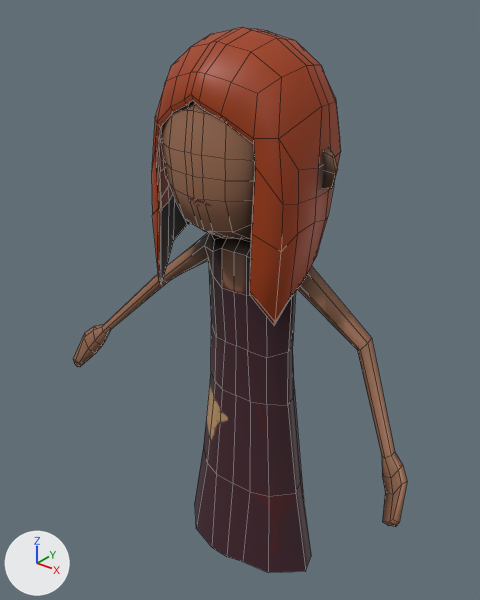
An edit to the Blender file 3DModels/Characters/SideChar/Girl1/girl1.blend, drawn before and after from the same camera.
Camera for both pictures: a camera (50 mm lens) standing at (3.89, -5.0, 6.45) and looking at (-0.15, 0.05, 3.32). The lights are fixed; the arrows at lower left show +X, +Y and +Z. Mesh edges are drawn as thin lines.

The older version as bpy lines, for what is in view:
```python
me_cube_001 = bpy.data.meshes.new('Cube.001')
me_cube_001.from_pydata(...)  # 461 vertices, 424 faces; spans x -2.23..2.23, y -0.82..0.8, z 0.01..6.06
me_cube_001.polygons.foreach_set('use_smooth', [True] * 424)
me_cube_001.materials.append(mat_girl1_col_tga)  # picture img_girl1_col_tga
ob_cube = bpy.data.objects.new('Cube', me_cube_001)
ob_cube.location = (0.0, 0.0, 0.0)
```
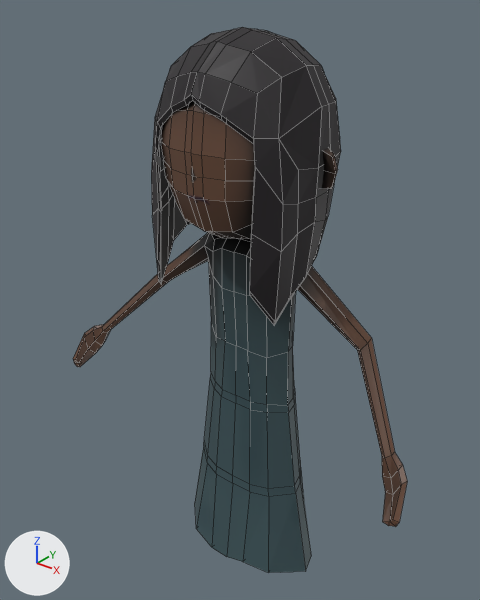
Scene script edits in JSON lines:
```json
{"op": "add", "block": "img_girl1_col4_tga", "code": ["img_girl1_col4_tga = load_image('girl1_col4.tga', 'girl1_col4.tga', 1024, 1024, 'sRGB')"]}
{"op": "add", "block": "mat_girl1_col4_tga", "code": ["mat_girl1_col4_tga = principled_material('girl1_col4.tga')", "mat_girl1_col4_tga.texture = img_girl1_col4_tga"]}
{"block": "me_cube_001", "where": "# used by ob_cube; location = (0.0, 0.0, 0.0)"}
{"op": "remove", "block": "me_cube_001", "code": "me_cube_001.from_pydata(...)  # 461 vertices, 424 faces; spans x -2.23..2.23, y -0.82..0.8, z 0.01..6.06"}
{"op": "add", "block": "me_cube_001", "code": "me_cube_001.from_pydata(...)  # 489 vertices, 458 faces; spans x -2.23..2.23, y -0.82..0.8, z 0.01..6.06"}
{"block": "me_cube_001", "change": "me_cube_001 part 1"}
{"block": "me_cube_001", "change": "14 faces are deleted"}
{"block": "me_cube_001", "change": "28 vertices are added at x -0.69..0.69, y -0.27..0.46, z 1.21..2.21"}
{"block": "me_cube_001", "change": "42 new faces join them"}
{"block": "me_cube_001", "change": "me_cube_001 part 2: 410 faces spanning x -2.23..2.23, y -0.82..0.8, z 0.01..6.06 switch from mat_girl1_col_tga (picture img_girl1_col_tga) to mat_girl1_col4_tga (picture img_girl1_col4_tga)"}
```

Where the change shows, as pixel boxes [x1, y1, x2, y2] in the pictures (480 x 600 px):
```json
{"part": 1, "of": "me_cube_001", "change": "built on", "before": [204, 373, 301, 496], "after": [204, 373, 301, 496]}
{"part": 2, "of": "me_cube_001", "change": "recoloured", "before": [73, 27, 407, 573], "after": [73, 27, 407, 573]}
```
